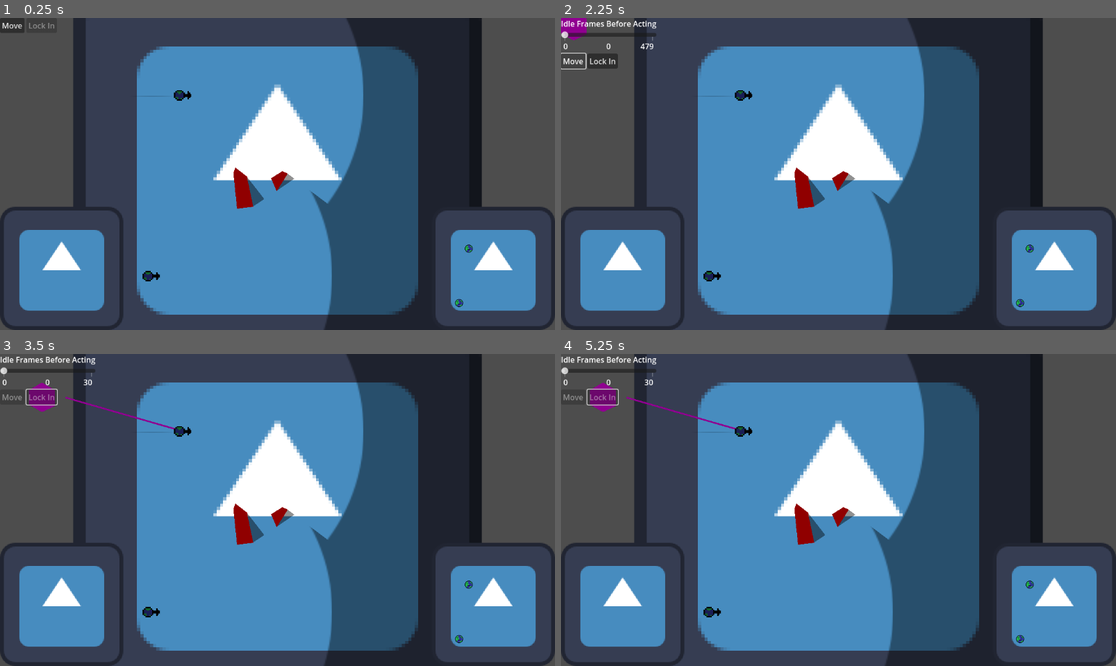
Above: before the commit, frames 1-4 (two rows, left to right).
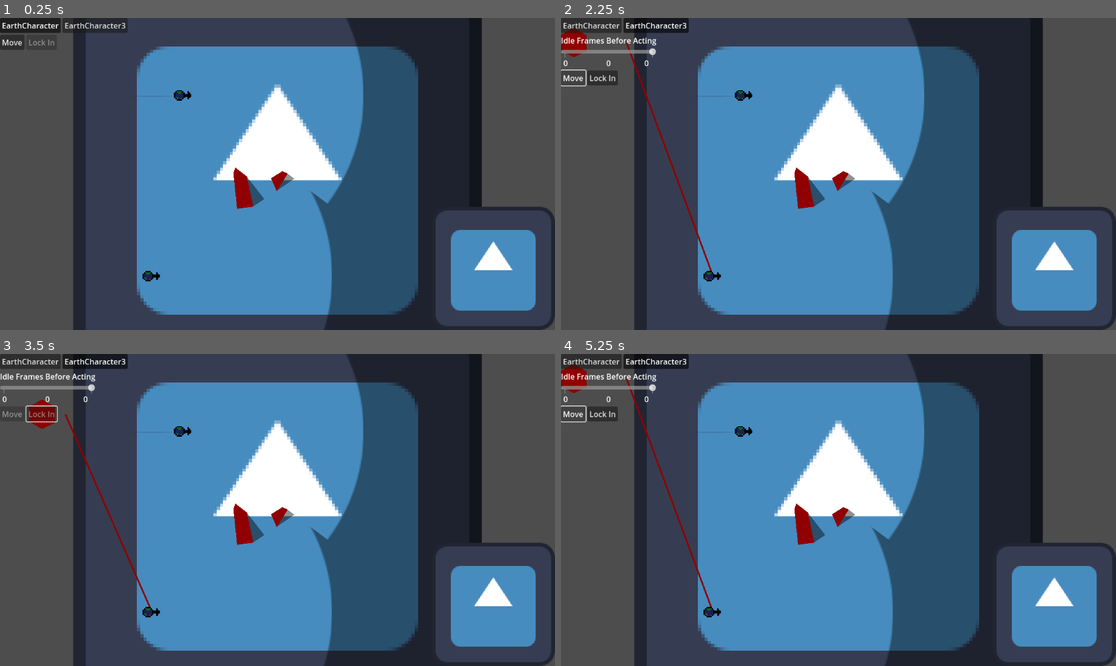
Above: after the commit, the same moments.

Repository: karpada2/space_moba
Game: Godot game, scene res://GameRoots/TestingRoot.tscn
Two runs of this game, one before a commit and one after it. Both use one fixed random seed, a clock stepped at 60 frames per second and the inputs below. The project has no main scene, so this scene is started directly. The engine's default icon, where the game draws it, is replaced by a stand-in: a white triangle on a blue panel in a dark square.
Inputs (mouse positions are in pixels of both pictures, inside the frame that each line leads up to):
- Up to frame 1 (0.25 s): no input
- Up to frame 2 (2.25 s): click (588, 24) at 0.5 s, where only the run after the commit has a clickable "EarthCharacter"; click (655, 24) at 1.25 s, where only the run after the commit has a clickable "EarthCharacter3"; click "Move" at 2 s
- Up to frame 3 (3.5 s): click "Lock In" at 2.75 s
- Up to frame 4 (5.25 s): click (588, 360) at 3.5 s, where only the run after the commit has a clickable "EarthCharacter"; click (655, 360) at 4.25 s, where only the run after the commit has a clickable "EarthCharacter3"; click (572, 378) at 5 s, where only the run after the commit has a clickable "Move"

The runs differ from the first frame. In frame 1, 6.1% of the frame differs, in the area x 0-86%, y 0-100%; in frame 2, 7.9%; in frame 3, 7.8%; in frame 4, 8.0%.

Commit message:
basically everything works now (yay) but revealing enemies does not

Diff:
--- a/Actions/Action.gd
+++ b/Actions/Action.gd
@@ -1,5 +1,6 @@
 @abstract
 extends Resource
+## Actions for entities to run
 class_name Action
 
 
@@ -35,11 +36,11 @@
 ## holds the target position, if and only if targetType is POSITION.[br]
 ## should only be read.
 var target_position: Vector2:
-	set = set_target_position
+	set = _set_target_position
 ## holds the target entity, if targetType is *NOT* POSITION.[br]
 ## should only be read.
 var target_entity: EntityBase:
-	set = set_target_entity
+	set = _set_target_entity
 
 ## Whether a target entity or position has been chosen
 var target_chosen: bool = false
@@ -64,15 +65,25 @@
 func is_configured() -> bool:
 	return target_chosen
 
-func set_target_position(new_position: Vector2) -> void:
+func _set_target_position(new_position: Vector2) -> void:
 	if target_type == TargetingType.POSITION:
 		target_position = new_position
-		target_chosen = true
 
-func set_target_entity(new_entity: EntityBase) -> void:
+func _set_target_entity(new_entity: EntityBase) -> void:
 	if target_type in [TargetingType.ALLY, TargetingType.ENEMY, TargetingType.ANY]:
 		target_entity = new_entity
-		target_chosen = true
+
+func set_target_position(new_position: Vector2, simulate: bool = false) -> void:
+	if target_type == TargetingType.POSITION:
+		target_position = new_position
+		if not simulate:
+			target_chosen = true
+
+func set_target_entity(new_entity: EntityBase, simulate: bool = false) -> void:
+	if target_type in [TargetingType.ALLY, TargetingType.ENEMY, TargetingType.ANY]:
+		target_entity = new_entity
+		if not simulate:
+			target_chosen = true
 
 func reset_target() -> void:
 	target_chosen = false
--- a/Actions/SequentialAction.gd
+++ b/Actions/SequentialAction.gd
@@ -8,9 +8,9 @@
 
 	new_action.action_name = action_name_in
 	new_action.actions_to_be_performed = actions
+	new_action.resource_name = "SequentialAction"
 
-	@warning_ignore("integer_division")
-	new_action.action_length_turns = (new_action.get_action_length_frames()/TurnResolutionManager.FRAMES_PER_TURN) + 1
+	new_action.action_length_turns = int(ceilf(float(new_action.get_action_length_frames())/TurnResolutionManager.FRAMES_PER_TURN))
 
 	return new_action
 
--- a/Actions/WaitAction.gd
+++ b/Actions/WaitAction.gd
@@ -13,6 +13,7 @@
 static func create(frames_to_wait: int) -> WaitAction:
 	var new_action: WaitAction = WaitAction.new()
 	new_action.action_length_frames = frames_to_wait
+	new_action.resource_name = "WaitAction"
 
 	return new_action
 
--- a/Entities/Characters/CharacterBase.gd
+++ b/Entities/Characters/CharacterBase.gd
@@ -8,15 +8,18 @@
 @onready var move_path_visualizer: Line2D = $MovePathVisualizer
 @onready var position_select_indicator: Polygon2D = $PositionSelectIndicator
 
+static var position_targeting_color: Color = Color(1.0, 0.0, 1.0)
+
 # max movement speed in pixels/second
 @export var move_speed_human: float = 50
 
 # how many pixels can be moved per turn
-@onready var move_distance_per_turn: float = (move_speed_human/(Engine.physics_ticks_per_second))*TurnResolutionManager.FRAMES_PER_TURN
+@onready var move_distance_per_turn: float = (move_speed_human*(float(TurnResolutionManager.FRAMES_PER_TURN)/Engine.physics_ticks_per_second))
 
 var start_pos: Vector2
 
 var next_chosen_action: Action
+var ready_to_act: bool = false
 
 var current_focused_action: Action
 
@@ -26,26 +29,60 @@
 
 func _ready() -> void:
 	super()
+
 	for node: Node in self.get_children():
 		if node is DetectionAreaComponent:
 			detection_area = node
 		if node is NavigationAgent2D:
 			navigation_agent = node
+
 	detection_area.my_team = self.my_team
 	hurtbox_component.revealed.connect(reveal)
 	start_pos = global_position
 	navigation_agent.path_changed.connect(_on_move_path_changed)
 
-func _physics_process(_delta: float) -> void:
+	TurnChoosingManager.choosing_start.connect(action_choosing_start)
+
+	TurnResolutionManager.resolution_advance.connect(turn_resolution_advance)
+
+func action_choosing_start(team: Enums.Team) -> void:
+	if my_team == team:
+		position_select_indicator.global_position = self.global_position
+		move_path_visualizer.global_position = self.global_position
+
+		position_select_indicator.hide()
+		move_path_visualizer.hide()
+
+func action_choosing_advance() -> void:
 	if current_focused_action != null:
 		if current_focused_action.target_type == Action.TargetingType.POSITION:
 			position_select_indicator.show()
+			move_path_visualizer.show()
+
+			if not current_focused_action.is_configured():
+				current_focused_action.set_target_position(get_global_mouse_position(), true)
+
+			if current_focused_action is BaseMoveAction:
+				navigation_agent.target_position = current_focused_action.target_position
+				calculate_navigation()
+
+
+			if is_action_possible(current_focused_action):
+				position_select_indicator.color = position_targeting_color
+				move_path_visualizer.default_color = position_targeting_color
+			else:
+				position_select_indicator.color = Color.RED
+				move_path_visualizer.default_color = Color.RED
+
+			if Input.is_action_just_pressed("mouse_off_press"):
+				current_focused_action.reset_target()
 
 			if Input.is_action_just_pressed("mouse_press") and not current_focused_action.is_configured():
 				current_focused_action.set_target_position(get_global_mouse_position())
+				navigation_agent.target_position = current_focused_action.target_position
+				calculate_navigation()
 				if not is_action_possible(current_focused_action):
 					current_focused_action.reset_target()
-
 
 			if not current_focused_action.is_configured():
 				position_select_indicator.global_position = get_global_mouse_position()
@@ -57,6 +94,7 @@
 					move_path_visualizer.hide()
 		else:
 			position_select_indicator.hide()
+			move_path_visualizer.hide()
 
 func handle_move_action_position_select() -> void:
 	move_path_visualizer.show()
@@ -74,6 +112,7 @@
 
 func reveal() -> void:
 	show()
+	detection_area.enable()
 
 func unreveal() -> void:
 	self.hide()
@@ -91,8 +130,8 @@
 
 func turn_resolution_advance(resolving_team: Enums.Team, frame_count: int) -> void:
 	if resolving_team == my_team:
-		if not next_chosen_action.finished:
-			next_chosen_action.run(frame_count)
+		if ready_to_act:
+			ready_to_act = next_chosen_action.run(frame_count)
 
 ## Returns actions sorted by type (base, abilities, items, etc.).[br]
 ## The actions in the ActionArrays should be duplicated and not the originals.
@@ -105,6 +144,8 @@
 
 func action_focused(action: Action) -> void:
 	current_focused_action = action
+	position_select_indicator.hide()
+	move_path_visualizer.hide()
 
 func get_move_distance_per_frame() -> float:
 	return move_distance_per_turn/TurnResolutionManager.FRAMES_PER_TURN
@@ -112,7 +153,7 @@
 func is_movement_possible(target_pos: Vector2) -> bool:
 	navigation_agent.target_position = target_pos
 	calculate_navigation()
-	return navigation_agent.get_path_length()  <= get_max_movement_distance_possible()
+	return navigation_agent.get_path_length() <= get_max_movement_distance_possible()
 
 func calculate_navigation() -> void:
 	navigation_agent.is_target_reachable()
@@ -123,3 +164,5 @@
 ## Handles storing what action was selected and with what parameters
 func action_selected(chosen_action: Action) -> void:
 	next_chosen_action = chosen_action
+	TurnChoosingManager.i_chose_action(self)
+	ready_to_act = true
--- a/Entities/Characters/EarthCharacter/EarthCharacter.gd
+++ b/Entities/Characters/EarthCharacter/EarthCharacter.gd
@@ -14,9 +14,5 @@
 		)
 	}
 
-func is_action_possible(_action: Action) -> bool:
-	return true
-
-func turn_resolution_advance(resolving_team: Enums.Team, _frame_count: int) -> void:
-	if resolving_team == my_team:
-		pass
+func is_action_possible(action: Action) -> bool:
+	return action.get_action_length_frames() <= TurnResolutionManager.FRAMES_PER_TURN
--- a/Entities/Characters/EarthCharacter/EarthCharacter.tscn
+++ b/Entities/Characters/EarthCharacter/EarthCharacter.tscn
@@ -18,6 +18,7 @@
 collision_mask = 0
 motion_mode = 1
 script = ExtResource("1_oofe1")
+move_speed_human = 200.0
 metadata/_custom_type_script = "uid://cckinmhmx0uvy"
 
 [node name="Sprite" type="Sprite2D" parent="."]
@@ -59,10 +60,12 @@
 
 [node name="MovePathVisualizer" type="Line2D" parent="."]
 visible = false
+top_level = true
 default_color = Color(1, 0, 1, 1)
 
 [node name="PositionSelectIndicator" type="Polygon2D" parent="."]
 visible = false
+top_level = true
 scale = Vector2(9.03, 9.03)
 color = Color(1, 0, 1, 1)
 polygon = PackedVector2Array(8.66, 6, 8.66, -5, 0, -10, -8.66, -5, -8.66, 5, 0, 10)
--- a/Entities/EntityBase.gd
+++ b/Entities/EntityBase.gd
@@ -74,7 +74,9 @@
 			return is_position_reached(path[-1])
 
 	func run(_frames_passed: int) -> bool:
-		my_entity.translate((get_next_path_position() - my_entity.global_position)/my_entity.get_move_distance_per_frame())
+		var translation_vector: Vector2 = (get_next_path_position() - my_entity.global_position)
+		translation_vector = translation_vector.limit_length(move_distance_per_frame)
+		my_entity.translate(translation_vector)
 		finished = is_target_reached()
 		return not is_target_reached()
 
@@ -84,6 +86,23 @@
 var getting_hit_manager: GettingHitManagerComponent
 var health_component: HealthComponent
 var hurtbox_component: HurtboxComponent
+
+var _display_name: String
+var _display_name_set: bool = false
+
+# returns whether the name was set successfully
+func set_display_name(new_name: String) -> bool:
+	_display_name = new_name
+	_display_name_set = true
+	return true
+
+func get_display_name() -> String:
+	if not _display_name_set:
+		set_display_name(self.name)
+	return _display_name
+
+@abstract
+func reveal() -> void
 
 @abstract
 func unreveal() -> void
--- a/Enums.gd
+++ b/Enums.gd
@@ -9,5 +9,6 @@
 enum Team {
 	NONE,
 	GOOD,
-	EVIL
+	EVIL,
+	NULL
 }
--- a/GameRoots/GameRoot.gd
+++ b/GameRoots/GameRoot.gd
@@ -2,10 +2,11 @@
 extends Node2D
 class_name GameRoot
 
-class CharacterArray extends Object:
+class CharacterArray extends Resource:
 	var array: Array[CharacterBase]
 
 static var _current_game_root: GameRoot
+var current_turn_phase: TurnPhase
 
 func _ready() -> void:
 	self._current_game_root = self
@@ -13,10 +14,20 @@
 static func get_game_root() -> GameRoot:
 	return _current_game_root
 
+@abstract func resolution_started(team: Enums.Team) -> void
 
 ## returns all characters that are visible to the requested team
 @abstract
 func get_all_visible_characters(team: Enums.Team) -> Array[CharacterBase]
+
+func reveal_as_needed(team: Enums.Team) -> void:
+	var all_characters: Array[CharacterBase] = get_all_characters()
+	var visible_characters: Array[CharacterBase] = get_all_visible_characters(team)
+	for character: CharacterBase in all_characters:
+		if character in visible_characters:
+			character.reveal()
+		else:
+			character.unreveal()
 
 @abstract
 func get_all_characters() -> Array[CharacterBase]
--- a/GameRoots/TestingRoot.gd
+++ b/GameRoots/TestingRoot.gd
@@ -2,39 +2,49 @@
 class_name TestingRoot
 
 var characters_by_team: Dictionary[Enums.Team, CharacterArray] = {}
-@onready var action_choosing_interface: ActionChoosingInterface = $ActionChoosers/ActionChoosingInterface
 @onready var navigation_region_2d: NavigationRegion2D = $NavigationRegion2D
+
+@onready var action_choosing_interface: ActionChoosingInterface = $ActionChoosers/VBoxContainer/ActionChoosingInterface
+@onready var action_choosing_character_switchers_container: HBoxContainer = $ActionChoosers/VBoxContainer/ActionChoosingCharacterSwitchers
 
 func _ready() -> void:
 	super()
+	current_turn_phase = TurnPhase.EVIL_TEAM_RESOLVE
 	get_all_characters()
+
+	TurnChoosingManager.action_choosing_interface = action_choosing_interface
+	TurnChoosingManager.action_choosing_character_switchers_container = action_choosing_character_switchers_container
+
+	TurnChoosingManager.choosing_start.connect(action_choosing_started)
+	TurnChoosingManager.choosing_end.connect(action_choosing_ended)
+
 	TurnResolutionManager.resolution_started.connect(resolution_started)
-	TurnResolutionManager.resolution_advance.connect(advance)
+	TurnResolutionManager.resolution_advance.connect(resolution_advance)
+	TurnResolutionManager.resolution_ended.connect(resolution_ended)
+
+	advance_turn_phase()
+
+func action_choosing_started(team: Enums.Team) -> void:
+	reveal_as_needed(team)
+
+func action_choosing_ended(_team: Enums.Team) -> void:
+	advance_turn_phase()
 
 func resolution_started(team: Enums.Team) -> void:
-	print(Enums.Team.find_key(team))
-	action_choosing_interface.set_character(get_characters_in_team(team)[0])
+	reveal_as_needed(team)
 
-	get_tree().call_group("Characters", "unreveal")
-	for node: Node in get_tree().get_nodes_in_group("Characters"):
-		if node is CharacterBase and node.my_team == team:
-			(node as CharacterBase).reveal_visible_enemies()
+func resolution_advance(team: Enums.Team, _frame_count: int) -> void:
+	reveal_as_needed(team)
 
-func advance(team: Enums.Team, _frame_count: int) -> void:
-	var node: Node = get_tree().get_first_node_in_group("Characters")
-	if Input.is_action_pressed("ui_accept"):
-		if node is Node2D:
-			node.global_position = get_global_mouse_position()
+func resolution_ended() -> void:
+	advance_turn_phase()
 
-	var all_characters: Array[CharacterBase] = get_all_characters()
-
-	var visible_characters: Array[CharacterBase] = get_all_visible_characters(team)
-
-	for character: CharacterBase in all_characters:
-		if character in visible_characters:
-			character.reveal()
-		else:
-			character.unreveal()
+func advance_turn_phase() -> void:
+	current_turn_phase = current_turn_phase.get_next()
+	if (current_turn_phase.is_choose_phase()):
+		TurnChoosingManager.start_choosing(current_turn_phase.get_team())
+	else:
+		TurnResolutionManager.resolution_start(current_turn_phase.get_team())
 
 func get_all_visible_characters(team: Enums.Team) -> Array[CharacterBase]:
 	var current_teams_characters: Array[CharacterBase] = get_characters_in_team(team)
@@ -47,6 +57,7 @@
 			if enemy not in all_visible_characters:
 				all_visible_characters.append(enemy)
 
+	print(all_visible_characters)
 	return all_visible_characters
 
 func get_all_characters(force_update: bool = false) -> Array[CharacterBase]:
--- a/GameRoots/TestingRoot.tscn
+++ b/GameRoots/TestingRoot.tscn
@@ -47,27 +47,17 @@
 my_team = 1
 metadata/_custom_type_script = "uid://dtd6pqcc4vcqg"
 
-[node name="Minimap2" type="TextureRect" parent="Minimaps"]
-anchors_preset = 2
-anchor_top = 1.0
-anchor_bottom = 1.0
-offset_top = -256.0
-offset_right = 256.0
-grow_vertical = 0
-texture = ExtResource("1_4kfho")
-script = ExtResource("4_m46vn")
-my_team = 2
-metadata/_custom_type_script = "uid://dtd6pqcc4vcqg"
-
 [node name="ActionChoosers" type="CanvasLayer" parent="."]
 
-[node name="ActionChoosingInterface" parent="ActionChoosers" instance=ExtResource("5_m46vn")]
-anchors_preset = 10
-anchor_top = 0.0
-anchor_bottom = 0.0
-offset_top = 0.0
-offset_bottom = 4.0
-grow_vertical = 1
+[node name="VBoxContainer" type="VBoxContainer" parent="ActionChoosers"]
+offset_right = 40.0
+offset_bottom = 40.0
+
+[node name="ActionChoosingCharacterSwitchers" type="HBoxContainer" parent="ActionChoosers/VBoxContainer"]
+layout_mode = 2
+
+[node name="ActionChoosingInterface" parent="ActionChoosers/VBoxContainer" instance=ExtResource("5_m46vn")]
+layout_mode = 2
 
 [node name="EarthCharacter" parent="." groups=["VisibleEntities"] instance=ExtResource("4_so4lt")]
 position = Vector2(-574, -480)
--- /dev/null
+++ b/HUD/ActionChoosing/ActionChooserSwitchCharacterButton.gd
@@ -0,0 +1,21 @@
+extends Button
+class_name ActionChooserSwitchCharacterButton
+
+signal switch_character(character: CharacterBase)
+
+var my_character: CharacterBase
+
+static func create(character: CharacterBase, given_button_group: ButtonGroup) -> ActionChooserSwitchCharacterButton:
+	var temp: ActionChooserSwitchCharacterButton = ActionChooserSwitchCharacterButton.new()
+	temp.my_character = character
+	temp.text = character.get_display_name()
+	temp.button_group = given_button_group
+	temp.toggle_mode = true
+
+	temp.toggled.connect(temp.attempt_switch_character)
+
+	return temp
+
+func attempt_switch_character(toggled_on: bool) -> void:
+	if toggled_on:
+		switch_character.emit(my_character)
--- a/HUD/ActionChoosing/ActionChoosingInterface.gd
+++ b/HUD/ActionChoosing/ActionChoosingInterface.gd
@@ -45,9 +45,11 @@
 	lock_in_button.pressed.connect(_on_lock_in_button_pressed)
 
 func set_character(character: CharacterBase) -> void:
-	if last_character != null:
-		action_chosen.disconnect(character.action_selected)
-		action_focused.disconnect(character.action_focused)
+	print("action choosing interface character set:", character.get_display_name())
+
+	if last_character:
+		action_chosen.disconnect(last_character.action_selected)
+		action_focused.disconnect(last_character.action_focused)
 	set_available_actions(character.get_available_actions())
 	populate_action_buttons()
 	action_chosen.connect(character.action_selected)
@@ -109,6 +111,7 @@
 func _action_pressed(pressed_action: Action) -> void:
 	lock_in_button.disabled = false
 	focused_action = pressed_action
+	focused_action.reset_target()
 	update_available_modifiers(pressed_action)
 
 	action_focused.emit(focused_action)
--- /dev/null
+++ b/Turns/TurnChoosingManager.gd
@@ -0,0 +1,65 @@
+extends Node
+
+signal choosing_start(choosing_team: Enums.Team)
+signal choosing_end(choosing_team: Enums.Team)
+
+var has_chosen: Dictionary[CharacterBase, bool]
+var current_choosing_team_characters: Array[CharacterBase]
+var current_choosing_team: Enums.Team
+
+var _in_choosing_phase: bool = false
+
+var action_chooser_character_switchers: Array[ActionChooserSwitchCharacterButton] = []
+var action_chooser_character_switchers_group: ButtonGroup = create_action_chooser_character_switcher_button_group()
+var action_choosing_interface: ActionChoosingInterface
+var action_choosing_character_switchers_container: HBoxContainer
+
+
+func _physics_process(_delta: float) -> void:
+	if is_choosing_now():
+		action_choosing_interface.last_character.action_choosing_advance()
+
+func create_action_chooser_character_switcher_button_group() -> ButtonGroup:
+	var temp: ButtonGroup = ButtonGroup.new()
+	temp.allow_unpress = false
+	return temp
+
+func start_choosing(team: Enums.Team) -> void:
+	_in_choosing_phase = true
+
+	has_chosen.clear()
+	current_choosing_team_characters = GameRoot.get_game_root().get_characters_in_team(team)
+	current_choosing_team = team
+
+	for character: CharacterBase in current_choosing_team_characters:
+		has_chosen.set(character, false)
+
+
+	for character: CharacterBase in current_choosing_team_characters:
+		action_chooser_character_switchers.append(ActionChooserSwitchCharacterButton.create(character, action_chooser_character_switchers_group))
+		action_chooser_character_switchers.back().switch_character.connect(action_choosing_interface.set_character)
+		action_choosing_character_switchers_container.add_child(action_chooser_character_switchers.back())
+
+	action_chooser_character_switchers[0].button_pressed = true
+
+	choosing_start.emit(team)
+
+func i_chose_action(character: CharacterBase) -> void:
+	if has_chosen.has(character):
+		has_chosen.set(character, true)
+		if has_chosen.values().all(func(n: bool) -> bool: return n):
+			_end_choosing()
+
+func _end_choosing() -> void:
+	_in_choosing_phase = false
+
+	for action_chooser_character_switcher: ActionChooserSwitchCharacterButton in action_chooser_character_switchers:
+		action_chooser_character_switcher.switch_character.disconnect(action_choosing_interface.set_character)
+		action_chooser_character_switcher.queue_free()
+
+	action_chooser_character_switchers.clear()
+
+	choosing_end.emit(current_choosing_team)
+
+func is_choosing_now() -> bool:
+	return _in_choosing_phase
--- /dev/null
+++ b/Turns/TurnPhase.gd
@@ -0,0 +1,50 @@
+extends Resource
+class_name TurnPhase
+
+# helper class, instantiate this and discard
+class OrderTurnPhase:
+	static func order(ordered: Array[TurnPhase]) -> OrderTurnPhase:
+		for i: int in ordered.size()-1:
+			ordered[i]._set_next(ordered[i+1])
+		return null
+
+static var GOOD_TEAM_CHOOSE: TurnPhase = TurnPhase._create(0, Enums.Team.GOOD)
+static var EVIL_TEAM_CHOOSE: TurnPhase = TurnPhase._create(1, Enums.Team.EVIL)
+static var GOOD_TEAM_RESOLVE: TurnPhase = TurnPhase._create(2, Enums.Team.GOOD)
+static var EVIL_TEAM_RESOLVE: TurnPhase = TurnPhase._create(3, Enums.Team.EVIL)
+
+@warning_ignore("unused_private_class_variable")
+static var _trash: OrderTurnPhase = OrderTurnPhase.order([
+	GOOD_TEAM_CHOOSE,
+	EVIL_TEAM_CHOOSE,
+	GOOD_TEAM_RESOLVE,
+	EVIL_TEAM_RESOLVE,
+	GOOD_TEAM_CHOOSE
+	])
+
+var _value: int
+var _associated_team: Enums.Team
+var _next_phase: TurnPhase
+
+static func _create(value: int, associated_team: Enums.Team) -> TurnPhase:
+	value = value % 4
+	var temp: TurnPhase = TurnPhase.new()
+	temp._value = value
+	temp._associated_team = associated_team
+
+	return temp
+
+func _set_next(turn_phase: TurnPhase) -> TurnPhase:
+	var temp: TurnPhase = self.get_next()
+	self._next_phase = turn_phase
+
+	return temp
+
+func get_next() -> TurnPhase:
+	return _next_phase
+
+func get_team() -> Enums.Team:
+	return self._associated_team
+
+func is_choose_phase() -> bool:
+	return self._value in [0, 1]
--- a/Turns/TurnResolutionManager.gd
+++ b/Turns/TurnResolutionManager.gd
@@ -4,10 +4,10 @@
 signal resolution_ended()
 signal resolution_advance(resolving_team: Enums.Team, frame_count_of_turn: int)
 
-const FRAMES_PER_TURN: int = 480
-@export var _current_team: Enums.Team = Enums.Team.GOOD
+const FRAMES_PER_TURN: int = 160
+var _current_team: Enums.Team = Enums.Team.NULL
 
-var _is_resolving: bool = true
+var _is_resolving: bool = false
 @onready var frame_counter: int = 0
 
 func _physics_process(_delta: float) -> void:
@@ -15,18 +15,16 @@
 		if frame_counter == 0:
 			resolution_started.emit(_current_team)
 			frame_counter += 1
-		elif frame_counter % FRAMES_PER_TURN == 0:
-			if _current_team == Enums.Team.GOOD:
-				_current_team = Enums.Team.EVIL
-				frame_counter = 0
-				#resolution_end()
-			else:
-				_current_team = Enums.Team.GOOD
-				frame_counter = 0
-				#resolution_end()
+		elif frame_counter == FRAMES_PER_TURN:
+			resolution_end()
 		else:
 			resolution_advance.emit(_current_team, frame_counter)
 			frame_counter += 1
+
+func resolution_start(team: Enums.Team) -> void:
+	if team != Enums.Team.NULL and team != Enums.Team.NONE:
+		_is_resolving = true
+	_current_team = team
 
 func get_resolving_team() -> Enums.Team:
 	return _current_team
--- a/project.godot
+++ b/project.godot
@@ -18,6 +18,7 @@
 
 Enums="*res://Enums.gd"
 TurnResolutionManager="*res://Turns/TurnResolutionManager.gd"
+TurnChoosingManager="*res://Turns/TurnChoosingManager.gd"
 
 [debug]
 
@@ -33,6 +34,11 @@
 mouse_press={
 "deadzone": 0.2,
 "events": [Object(InputEventMouseButton,"resource_local_to_scene":false,"resource_name":"","device":-1,"window_id":0,"a …(258 unchanged characters)…
+]
+}
+mouse_off_press={
+"deadzone": 0.2,
+"events": [Object(InputEventMouseButton,"resource_local_to_scene":false,"resource_name":"","device":-1,"window_id":0,"alt_pressed":false,"shift_pressed":false,"ctrl_pressed":false,"meta_pressed":false,"button_mask":2,"position":Vector2(167, 15),"global_position":Vector2(176, 63),"factor":1.0,"button_index":2,"canceled":false,"pressed":true,"double_click":false,"script":null)
 ]
 }
 
Not shown, added: HUD/ActionChoosing/ActionChooserSwitchCharacterButton.gd.uid
Not shown, added: Turns/TurnChoosingManager.gd.uid
Not shown, added: Turns/TurnPhase.gd.uid
